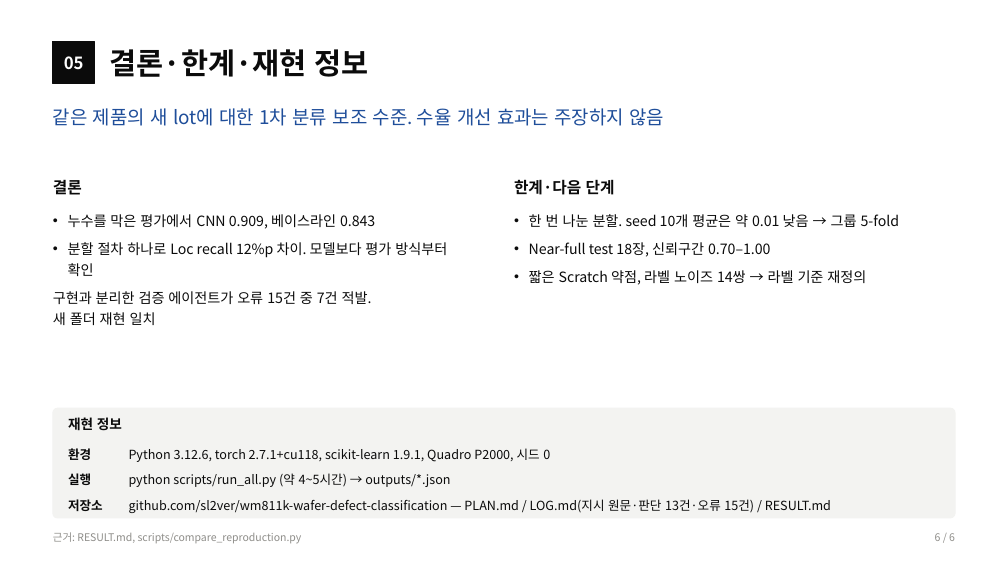
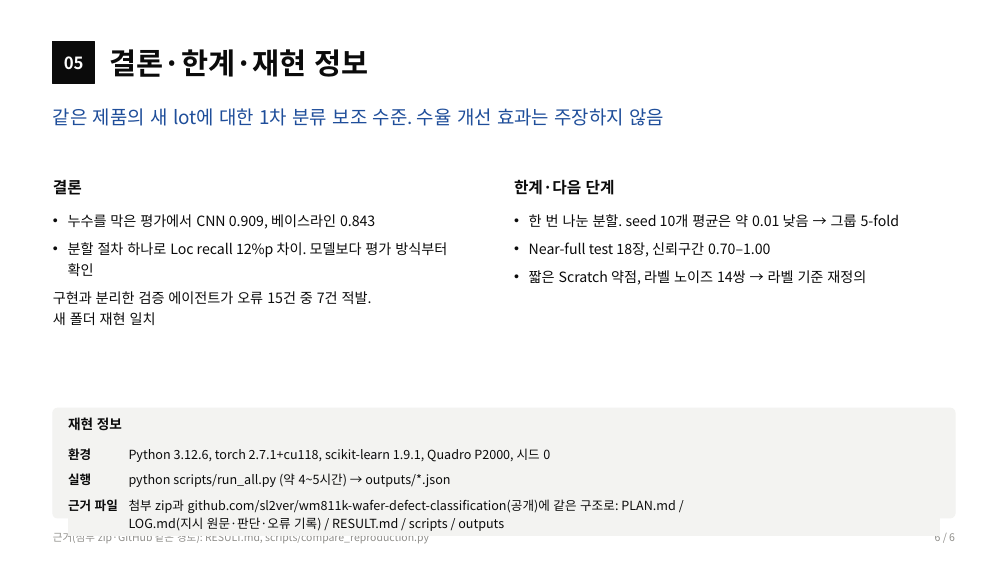
Before and after one commit to sl2ver/wm811k-wafer-defect-classification, a slide deck: slide 6 of portfolio/portfolio.pptx. Drawn at 1008x567 pixels with LibreOffice and Linux fonts; fonts in the diff are those of the drawing. Boxes give left, top, right and bottom in pixels: in the first picture for what was removed or moved away, otherwise in the second. Text is boxed around its words. In the diff, an @@ line names an element or a change of style, - is before the commit and + after.

```diff
--- a/portfolio/portfolio.pptx
+++ b/portfolio/portfolio.pptx
@@ table at [68,442,940,535] @@
-row 3, column 1: 저장소
+row 3, column 1: 근거 파일
-row 3, column 2: github.com/sl2ver/wm811k-wafer-defect-classification — PLAN.md / LOG.md(지시 원문·판단 13건·오류 15건) / RESULT.md
+row 3, column 2: 첨부 zip과 github.com/sl2ver/wm811k-wafer-defect-classification(공개)에 같은 구조로: PLAN.md / LOG.md(지시 원문·판단·오류 기록) / RESULT.md / scripts / outputs
@@ text at [53,530,429,543]: text changed @@
-근거: RESULT.md, scripts/compare_reproduction.py
+근거(첨부 zip·GitHub 같은 경로): RESULT.md, scripts/compare_reproduction.py
```
Also in this commit, not shown: 4 other slides changed, 11 other files.
